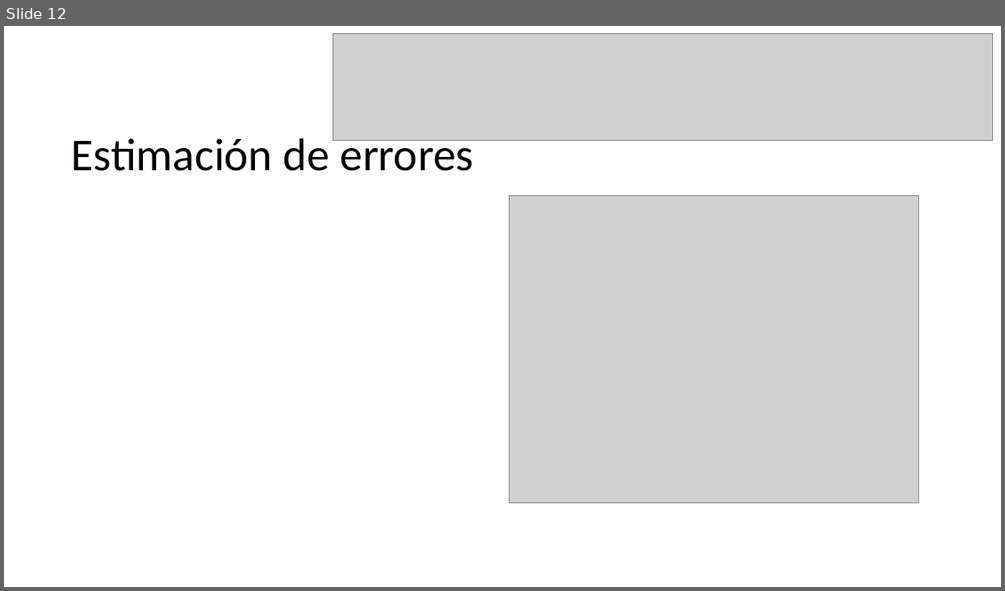
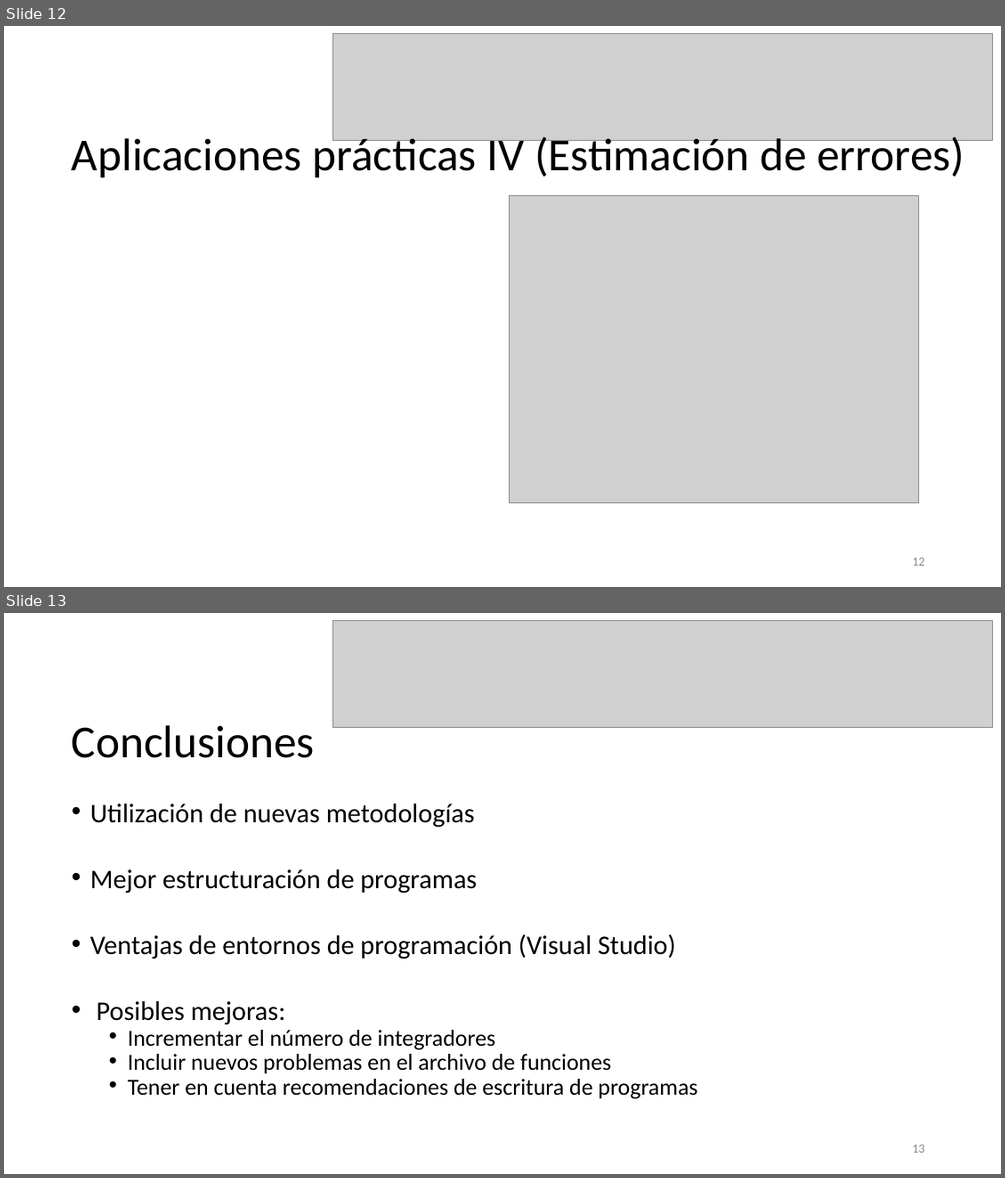
Before and after one commit to BlancaBC/Gravity, a slide deck: Presentacion.pptx. Shown one above the other, each under a label of ours: slide 12 before the commit, slides 12 and 13 after it. The pictures are 1005x591 and 1005x1178 pixels, drawn with LibreOffice and Linux fonts; fonts in the diff are those of the drawing; grey boxes stand for pictures. Boxes give left, top, right and bottom in pixels: in the first picture for what was removed or moved away, otherwise in the second. Text is boxed around its words. In the diff, an @@ line names an element or a change of style, - is before the commit and + after.

```diff
--- a/Presentacion.pptx
+++ b/Presentacion.pptx
@@ slide 13 added at [4, 613, 1001, 1174], background #FFFFFF @@
@@ picture added at [333, 620, 993, 727] @@
@@ title added at [72, 725, 315, 758], 44 pt, text #000000 @@
+Conclusiones
@@ text added at [90, 803, 697, 1099], 22.2 pt, text #000000 @@
+• Utilización de nuevas metodologías
+• Mejor estructuración de programas
+• Ventajas de entornos de programación (Visual Studio)
+• Posibles mejoras:
+  • Incrementar el número de integradores
+  • Incluir nuevos problemas en el archivo de funciones
+  • Tener en cuenta recomendaciones de escritura de programas
@@ page number added at [912, 1144, 924, 1152], 12 pt, text #8C8C8C @@
+13
@@ slide 12 changed as well @@
@@ title at [72, 132, 964, 178]: text changed @@
-Estimación de errores
+Aplicaciones prácticas IV (Estimación de errores)
@@ page number added at [912, 557, 924, 565], 12 pt, text #8C8C8C @@
+12
```
Also in this commit, not shown: 11 other slides changed.
